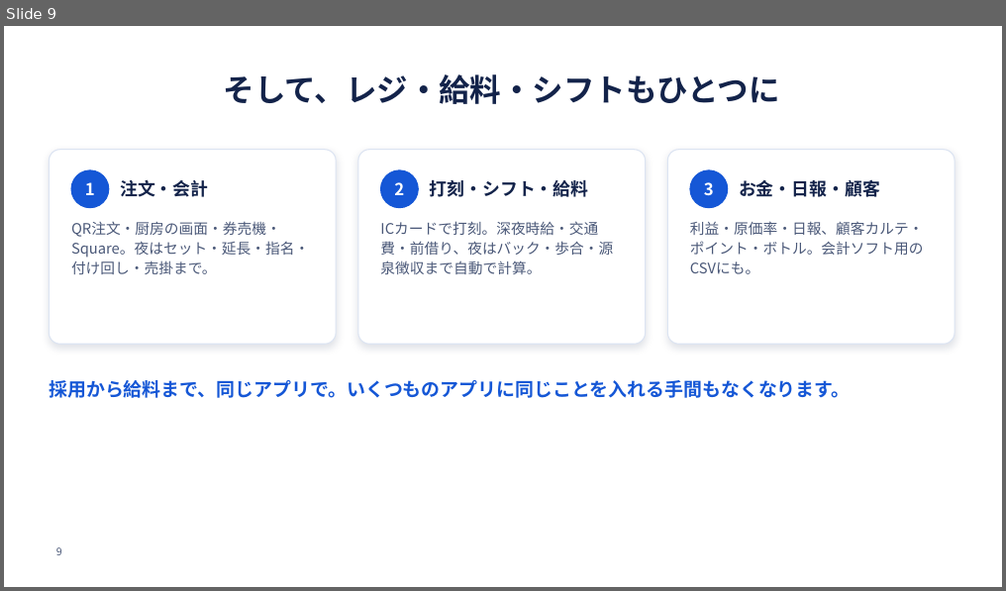
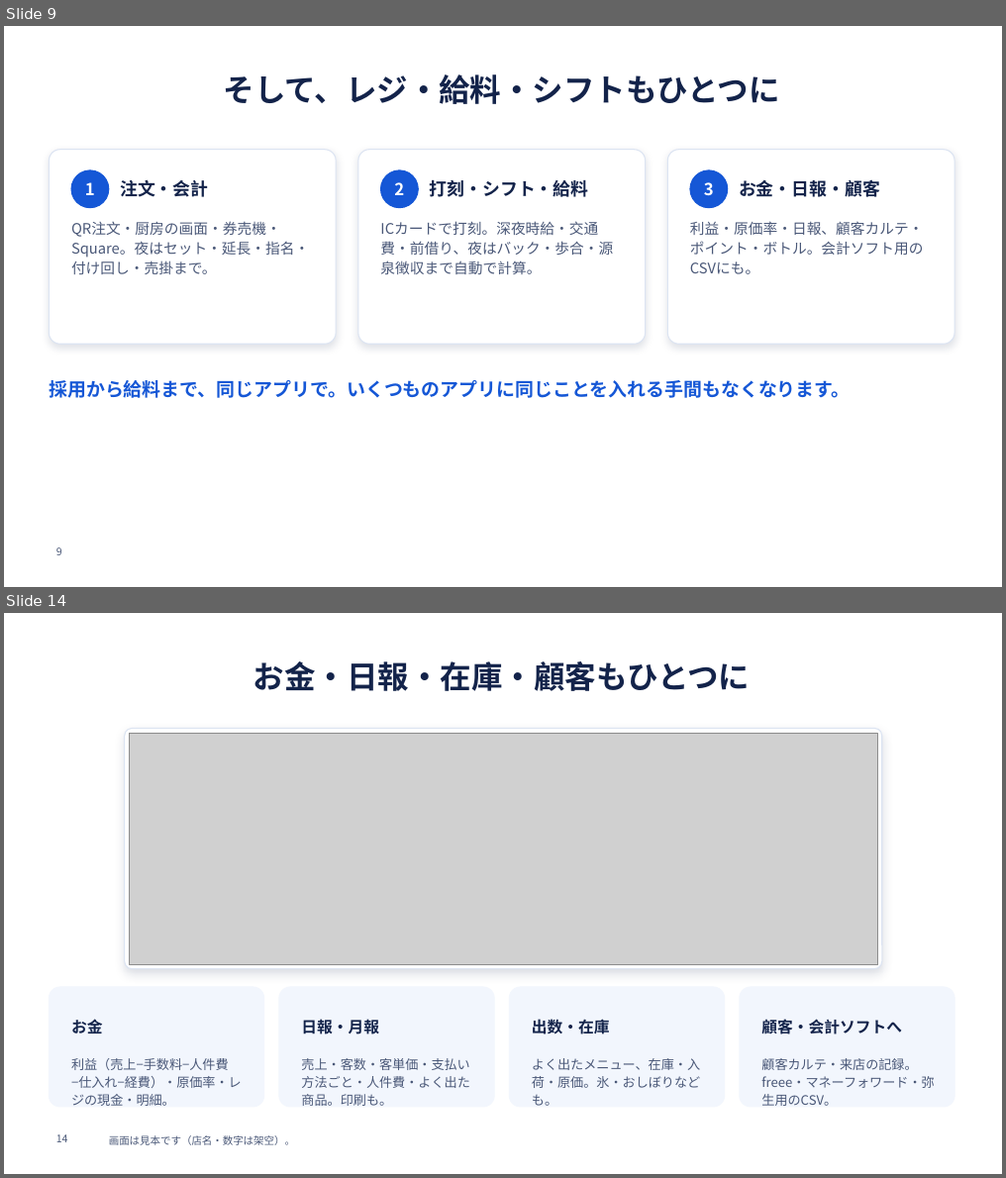
Before and after one commit to SatoAkito2026/GACHICAREERAI, a slide deck: docs/posupos-sales/posupos-teian.pptx. Shown one above the other, each under a label of ours: slide 9 before the commit, slides 9 and 14 after it; the slides between them are not shown. The pictures are 1006x591 and 1006x1178 pixels, drawn with LibreOffice and Linux fonts; fonts in the diff are those of the drawing; grey boxes stand for pictures; background and template pictures are left out. Boxes give left, top, right and bottom in pixels: in the first picture for what was removed or moved away, otherwise in the second. Text is boxed around its words. In the diff, an @@ line names an element or a change of style, - is before the commit and + after.

```diff
--- a/docs/posupos-sales/posupos-teian.pptx
+++ b/docs/posupos-sales/posupos-teian.pptx
@@ slide 14 added at (4,613,1002,1174), background #FFFFFF @@
@@ title added at (253,662,750,691), 30 pt, text #13234A, bold @@
+お金・日報・在庫・顧客もひとつに
@@ rounded rectangle added at (125,728,882,969), fill #FFFFFF, outline #DCE4F2 1 pt @@
@@ picture added at (129,733,877,964) @@
@@ rounded rectangle added at (49,987,264,1107), fill #F2F6FD, outline #F2F6FD 1 pt @@
@@ rounded rectangle added at (279,987,494,1107), fill #F2F6FD, outline #F2F6FD 1 pt @@
@@ rounded rectangle added at (509,987,725,1107), fill #F2F6FD, outline #F2F6FD 1 pt @@
@@ rounded rectangle added at (740,987,954,1107), fill #F2F6FD, outline #F2F6FD 1 pt @@
@@ text added at (71,1019,102,1034), 15 pt, text #13234A, bold @@
+お金
@@ text added at (301,1019,379,1035), 15 pt, text #13234A, bold @@
+日報・月報
@@ text added at (532,1019,610,1035), 15 pt, text #13234A, bold @@
+出数・在庫
@@ text added at (761,1019,902,1035), 15 pt, text #13234A, bold @@
+顧客・会計ソフトへ
@@ text added at (71,1059,242,1106), 12.5 pt, text #4A5878 @@
+利益（売上−手数料−人件費−仕入れ−経費）・原価率・レジの現金・明細。
@@ text added at (301,1059,469,1106), 12.5 pt, text #4A5878 @@
+売上・客数・客単価・支払い方法ごと・人件費・よく出た商品。印刷も。
@@ text added at (532,1059,700,1106), 12.5 pt, text #4A5878 @@
+よく出たメニュー、在庫・入荷・原価。氷・おしぼりなども。
@@ text added at (761,1059,934,1106), 12.5 pt, text #4A5878 @@
+顧客カルテ・来店の記録。freee・マネーフォワード・弥生用のCSV。
@@ page number added at (56,1135,68,1143), 10 pt, text #4A5878 @@
+14
@@ text added at (109,1136,295,1146), 10 pt, text #4A5878 @@
+画面は見本です（店名・数字は架空）。
```
Also in this commit, not shown: 5 other slides added, 15 other files.
